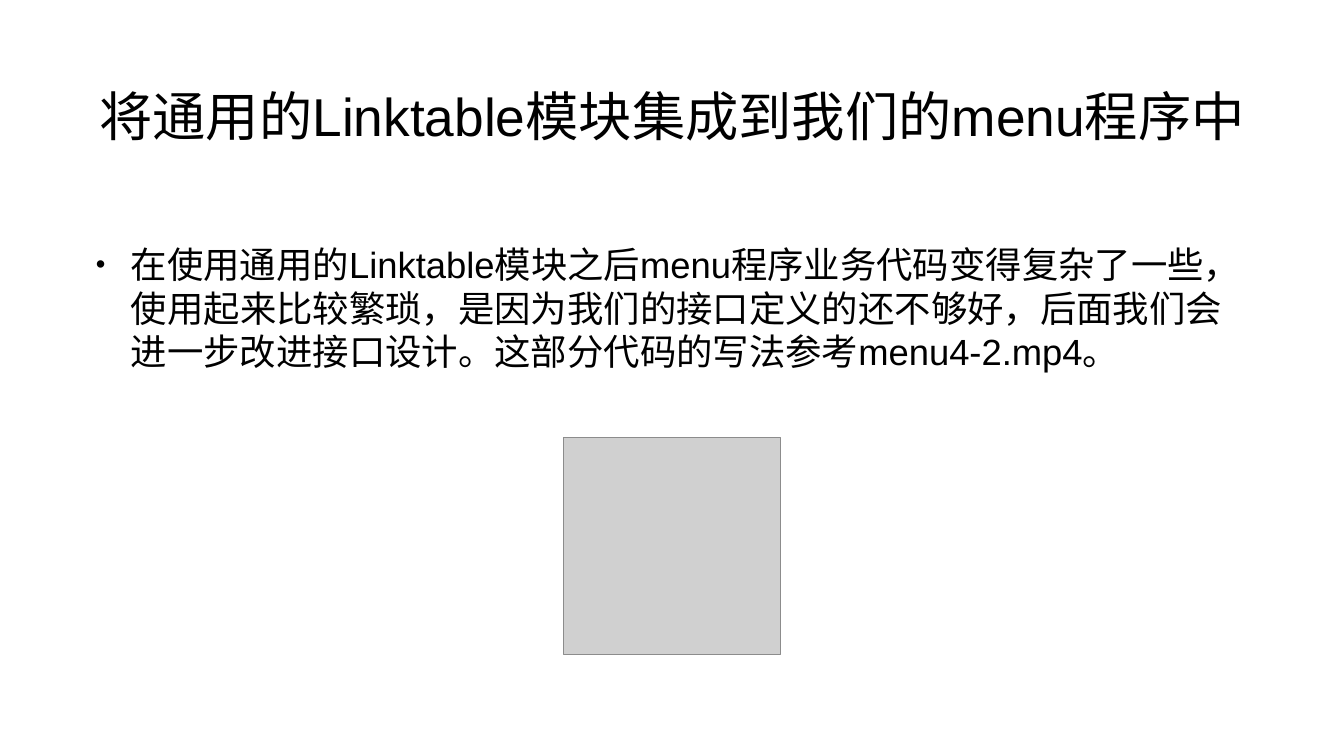
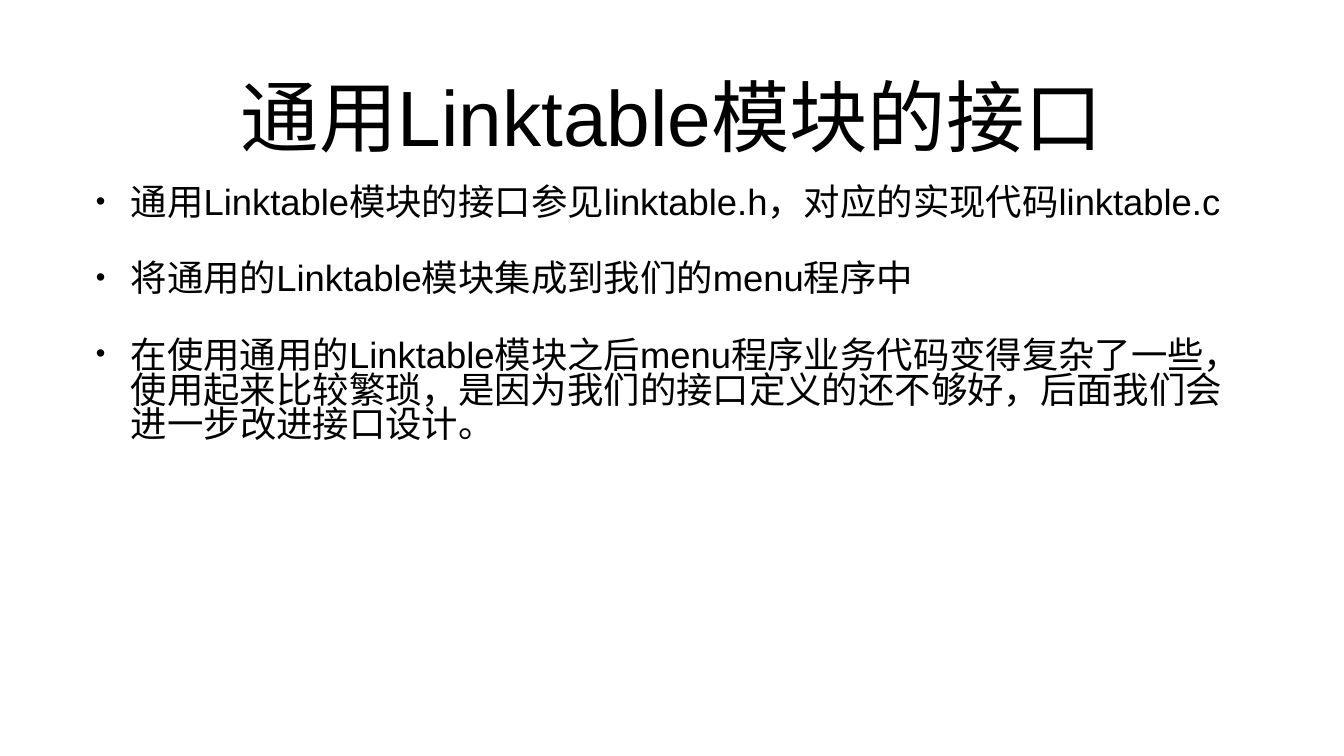
Before and after one commit to mengning/se, a slide deck: slide 78 of ppt/工程化编程实战——代码中的软件工程.pptx (slide 81 before the commit). Drawn at 1344x756 pixels with LibreOffice and Linux fonts; fonts in the diff are those of the drawing; grey boxes stand for pictures. Boxes give left, top, right and bottom in pixels: in the first picture for what was removed or moved away, otherwise in the second. Text is boxed around its words. In the diff, an @@ line names an element or a change of style, - is before the commit and + after.

Commit message:
update ppt

```diff
--- a/ppt/工程化编程实战——代码中的软件工程.pptx
+++ b/ppt/工程化编程实战——代码中的软件工程.pptx
@@ title at (241,80,1103,153): text changed; size 76.2 to 112 pt @@
-将通用的Linktable模块集成到我们的menu程序中
+通用Linktable模块的接口
@@ text at (131,184,1240,440): text changed @@
-• 在使用通用的Linktable模块之后menu程序业务代码变得复杂了一些，使用起来比较繁琐，是因为我们的接口定义的还不够好，后面我们会进一步改进接口设计。这部分代码的写法参考menu4-2.mp4。
+• 通用Linktable模块的接口参见linktable.h，对应的实现代码linktable.c
+• 将通用的Linktable模块集成到我们的menu程序中
+• 在使用通用的Linktable模块之后menu程序业务代码变得复杂了一些，使用起来比较繁琐，是因为我们的接口定义的还不够好，后面我们会进一步改进接口设计。
@@ picture removed at (563,437,780,654) @@
```
Also in this commit, not shown: 21 other slides changed, 3 slides removed.
